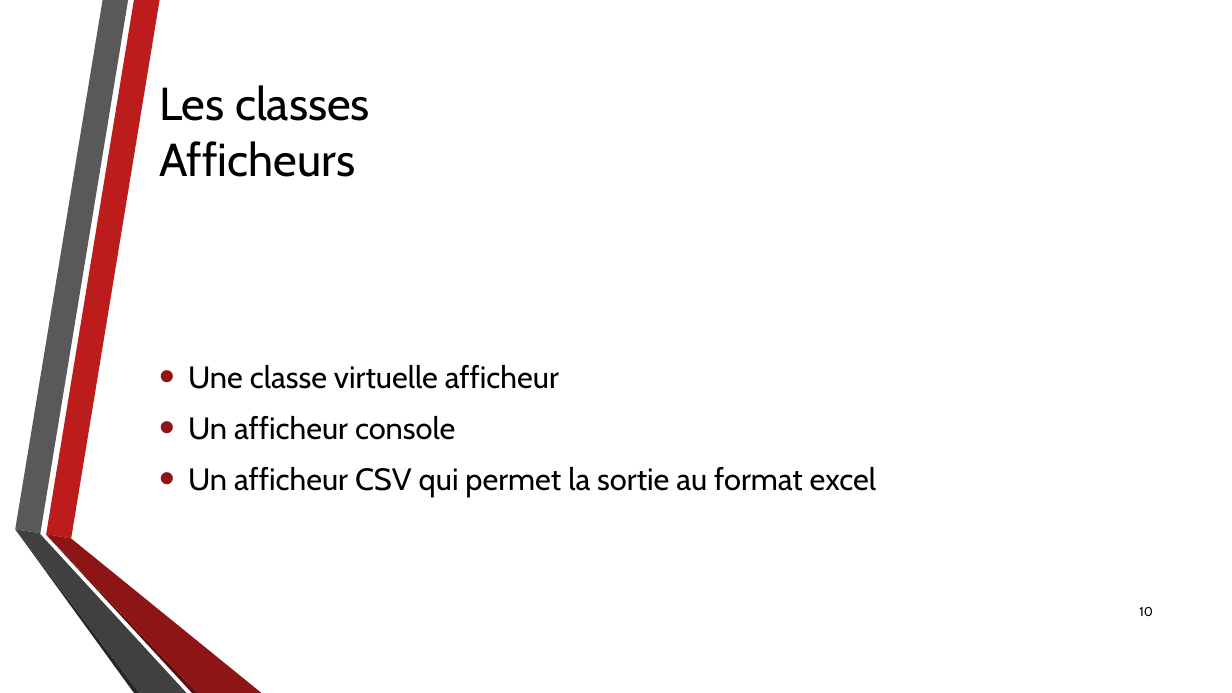
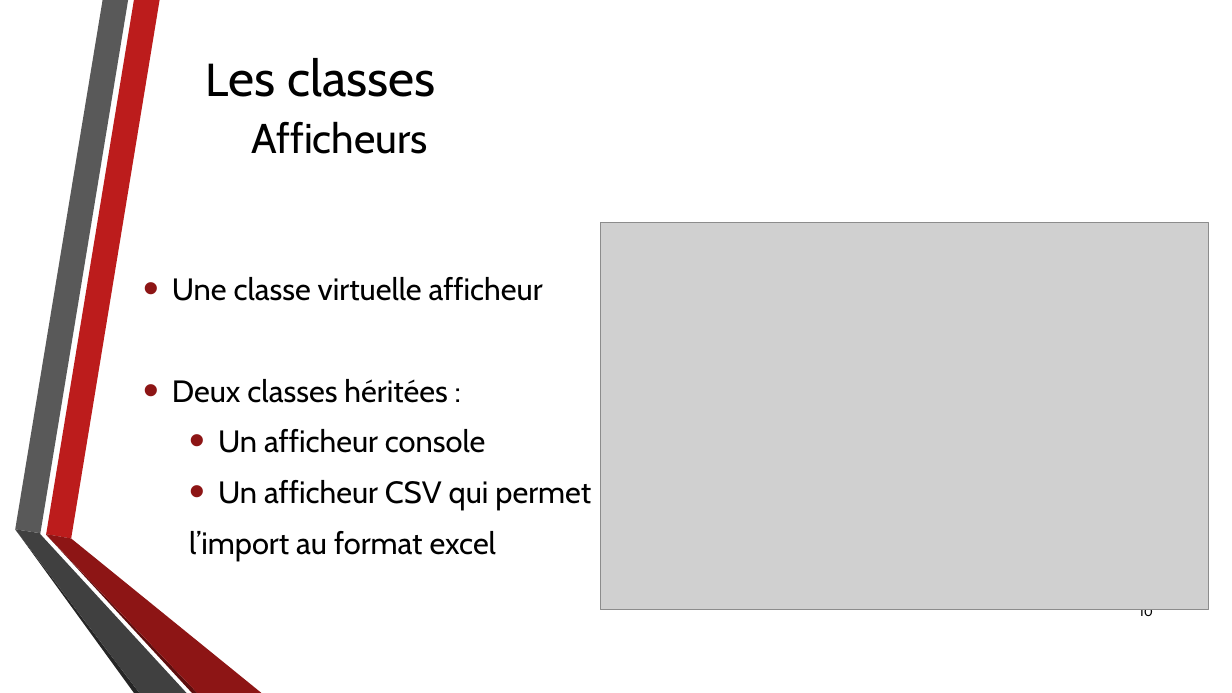
Before and after one commit to DanielLeThug/CalendrierCpp, a slide deck: slide 10 of Divers/PrésentationQDP.pptx. Drawn at 1232x693 pixels with LibreOffice and Linux fonts; fonts in the diff are those of the drawing; grey boxes stand for pictures; background and template pictures are left out. Boxes give left, top, right and bottom in pixels: in the first picture for what was removed or moved away, otherwise in the second. Text is boxed around its words. In the diff, an @@ line names an element or a change of style, - is before the commit and + after.

```diff
--- a/Divers/PrésentationQDP.pptx
+++ b/Divers/PrésentationQDP.pptx
@@ title "Les classes Afficheurs": place and size @@
-title "Les classes Afficheurs" at box(159, 85, 370, 177)
+title "Les classes Afficheurs" at box(252, 58, 436, 154)
@@ title "Les classes Afficheurs" at box(252, 58, 436, 154): size 36 to 39.6 pt in "Les classes"; size 36 to 32.4 pt in "Afficheurs" @@
@@ picture added at box(601, 223, 1209, 610) @@
@@ text "Une classe virtuelle afficheur": place and size @@
-text "Une classe virtuelle afficheur" at box(188, 365, 876, 497)
+text "Une classe virtuelle afficheur" at box(172, 277, 591, 561)
@@ text at box(172, 379, 447, 403): paragraph added @@
+• Deux classes héritées :
@@ text at box(218, 429, 485, 453): list level 1 to 2 in "Un afficheur console" @@
@@ text at box(189, 480, 591, 561): text changed @@
-• Un afficheur CSV qui permet la sortie au format excel
+  • Un afficheur CSV qui permet
+l’import au format excel
```
Also in this commit, not shown: 12 other slides changed.
